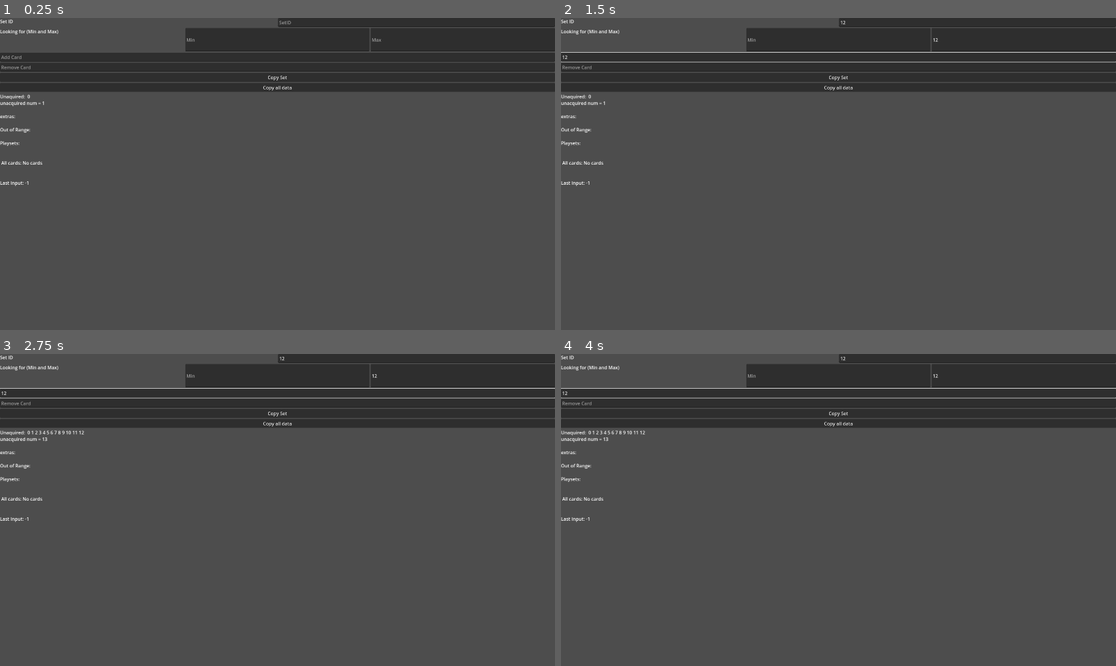
Above: before the commit, frames 1-4 (two rows, left to right).
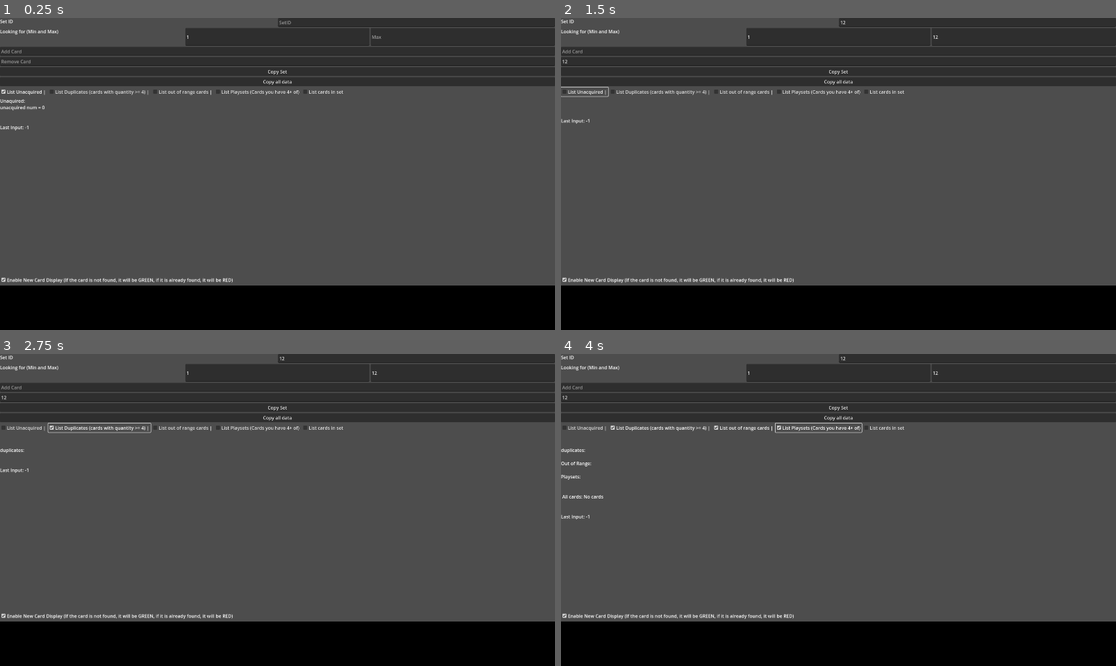
Above: after the commit, the same moments.

Repository: BrianBHuynh/MTG-easy-card-ID-tracker
Game: Godot game, scene res://tracker_scene.tscn
The game is run twice, just before and just after one commit, with the same random seed, the same clock (stepped at 60 frames per second) and the same inputs.
Inputs (mouse positions are in pixels of both pictures, inside the frame that each line leads up to):
- Up to frame 1 (0.25 s): no input
- Up to frame 2 (1.5 s): click (977, 21) at 0.52 s; type "12" at 0.6 s; click (1021, 39) at 0.75 s; type "12" at 0.83 s; click (838, 58) at 0.98 s; type "12" at 1.07 s; click (583, 92) at 1.25 s, where only the run after the commit has a clickable "List Unacquired |"
- Up to frame 3 (2.75 s): click (99, 428) at 2 s, where only the run after the commit has a clickable "List Duplicates (cards with q…"
- Up to frame 4 (4 s): click (744, 428) at 2.75 s, where only the run after the commit has a clickable "List out of range cards |"; click (816, 428) at 3.5 s, where only the run after the commit has a clickable "List Playsets (Cards you have…"

The runs differ from the first frame. In frame 1, 19% of the frame differs, in the area x 0-100%, y 5-100%; in frame 2, 19%; in frame 3, 19%; in frame 4, 20%.

Commit message:
Options + New Box
A box has been added to tell you if a card is new, it is very visible so you can see at a glance
You can now toggle text fields

Diff:
--- a/tracker_scene.gd
+++ b/tracker_scene.gd
@@ -1,6 +1,7 @@
 extends Node2D
 
 
+var set_id: Dictionary = {}
 var special_list: Dictionary
 var num: int = 310
 var time_since_last_refresh: int = 0
@@ -21,8 +22,8 @@
 func process_text(_input: String = "") -> void:
 	var unacquired_list: String = "Unaquired: "
 	var unacquired_num: int = 0
-	var extras: Dictionary = {}
-	var extras_string: String = "extras: "
+	var duplicates: Dictionary = {}
+	var duplicates_string: String = "duplicates: "
 	var out_of_range: String = "Out of Range: "
 	var play_sets: String = "Playsets: "
 	for i in int($VBoxContainer/Range/Max.text) - int($VBoxContainer/Range/Min.text) + 1:
@@ -40,22 +41,34 @@
 			keys.append(str(key))
 		for key in keys:
 			if Saves.data[$VBoxContainer/SetID/SetID.text][key] > 0:
-				extras[key] = Saves.data[$VBoxContainer/SetID/SetID.text][key]
+				duplicates[key] = Saves.data[$VBoxContainer/SetID/SetID.text][key]
 			if Saves.data[$VBoxContainer/SetID/SetID.text][key] >= 4:
 				play_sets = play_sets + str(key) + " "
 			if int(key) > int($VBoxContainer/Range/Max.text) or int(key) < int($VBoxContainer/Range/Min.text):
 				out_of_range = out_of_range + "[" + str(key) + ", " + str(Saves.data[$VBoxContainer/SetID/SetID.text][key]) + "] "
-	for key in extras:
-		if extras[key] > 1:
-			extras_string = extras_string + " [" + str(key) + ", " + str(extras[key] - 1) + "] "
-	$VBoxContainer/RichTextLabel.text = (
-		unacquired_list + "\nunacquired num = " + str(unacquired_num) + "\n\n" + extras_string + "\n\n" + out_of_range + "\n\n" + play_sets + "\n\n\n All cards: " + str(Saves.data.get($VBoxContainer/SetID/SetID.text, "No cards")) + "\n\n\nLast Input: " + str(last_input)
-	)
+	for key in duplicates:
+		if duplicates[key] > 1:
+			duplicates_string = duplicates_string + " [" + str(key) + ", " + str(duplicates[key] - 1) + "] "
+	var final_string = ""
+	if $VBoxContainer/HBoxContainer/Unacquired.button_pressed:
+		final_string = final_string + unacquired_list + "\nunacquired num = " + str(unacquired_num)
+	if $VBoxContainer/HBoxContainer/Duplicate.button_pressed:
+		final_string = final_string + "\n\n" + duplicates_string
+	if $VBoxContainer/HBoxContainer/OutOfRange.button_pressed:
+		final_string = final_string + "\n\n" + out_of_range
+	if $VBoxContainer/HBoxContainer/PlaySets.button_pressed:
+		final_string = final_string + "\n\n" + play_sets + "\n\n\n All cards: " + str(Saves.data.get($VBoxContainer/SetID/SetID.text, "No cards"))
+	final_string = final_string + "\n\n\nLast Input: " + str(last_input)
+	$VBoxContainer/RichTextLabel.text = final_string
 
 
 func _on_card_submitted(new_text: String) -> void:
 	if new_text != "":
 		Saves.set_value($VBoxContainer/SetID/SetID.text, str(int(new_text)), int(Saves.get_or_return($VBoxContainer/SetID/SetID.text, new_text, 0) + 1))
+		if Saves.get_or_return($VBoxContainer/SetID/SetID.text, new_text, 1) == 1:
+			$VBoxContainer/ColorRect.color = Color.GREEN
+		else:
+			$VBoxContainer/ColorRect.color = Color.RED
 	last_input = int(new_text)
 	process_text()
 	$VBoxContainer/Add.text = ""
@@ -77,3 +90,7 @@
 func _on_copy_set_pressed() -> void:
 		if Saves.data is Dictionary and Saves.data.has($VBoxContainer/SetID/SetID.text) and Saves.data[$VBoxContainer/SetID/SetID.text] is Dictionary:
 			DisplayServer.clipboard_set(str(Saves.data[$VBoxContainer/SetID/SetID.text]))
+
+
+func set_new_card_display(enabled: bool) -> void:
+	$VBoxContainer/ColorRect.visible = enabled
--- a/tracker_scene.tscn
+++ b/tracker_scene.tscn
@@ -42,6 +42,7 @@
 [node name="Min" type="LineEdit" parent="VBoxContainer/Range"]
 layout_mode = 2
 size_flags_horizontal = 3
+text = "1"
 placeholder_text = "Min"
 
 [node name="Max" type="LineEdit" parent="VBoxContainer/Range"]
@@ -70,9 +71,44 @@
 layout_mode = 2
 text = "Copy all data"
 
+[node name="HBoxContainer" type="HBoxContainer" parent="VBoxContainer"]
+layout_mode = 2
+
+[node name="Unacquired" type="CheckBox" parent="VBoxContainer/HBoxContainer"]
+layout_mode = 2
+button_pressed = true
+text = "List Unacquired |"
+
+[node name="Duplicate" type="CheckBox" parent="VBoxContainer/HBoxContainer"]
+layout_mode = 2
+text = "List Duplicates (cards with quantity >= 4) |"
+
+[node name="OutOfRange" type="CheckBox" parent="VBoxContainer/HBoxContainer"]
+layout_mode = 2
+text = "List out of range cards |"
+
+[node name="PlaySets" type="CheckBox" parent="VBoxContainer/HBoxContainer"]
+layout_mode = 2
+text = "List Playsets (Cards you have 4+ of)"
+
+[node name="AllCardsInSet" type="CheckBox" parent="VBoxContainer/HBoxContainer"]
+layout_mode = 2
+text = "List cards in set"
+
 [node name="RichTextLabel" type="RichTextLabel" parent="VBoxContainer"]
 layout_mode = 2
 size_flags_vertical = 3
+
+[node name="CheckBox" type="CheckBox" parent="VBoxContainer"]
+layout_mode = 2
+button_pressed = true
+text = "Enable New Card Display (If the card is not found, it will be GREEN, if it is already found, it will be RED)"
+
+[node name="ColorRect" type="ColorRect" parent="VBoxContainer"]
+layout_mode = 2
+size_flags_vertical = 3
+size_flags_stretch_ratio = 0.25
+color = Color(0, 0, 0, 1)
 
 [connection signal="text_submitted" from="VBoxContainer/SetID/SetID" to="." method="process_text"]
 [connection signal="text_submitted" from="VBoxContainer/Range/Min" to="." method="process_text"]
@@ -81,3 +117,9 @@
 [connection signal="text_submitted" from="VBoxContainer/Remove" to="." method="_on_card_removed"]
 [connection signal="pressed" from="VBoxContainer/CopySet" to="." method="_on_copy_set_pressed"]
 [connection signal="pressed" from="VBoxContainer/CopyAll" to="." method="_on_copy_all_button_pressed"]
+[connection signal="pressed" from="VBoxContainer/HBoxContainer/Unacquired" to="." method="process_text"]
+[connection signal="pressed" from="VBoxContainer/HBoxContainer/Duplicate" to="." method="process_text"]
+[connection signal="pressed" from="VBoxContainer/HBoxContainer/OutOfRange" to="." method="process_text"]
+[connection signal="pressed" from="VBoxContainer/HBoxContainer/PlaySets" to="." method="process_text"]
+[connection signal="pressed" from="VBoxContainer/HBoxContainer/AllCardsInSet" to="." method="process_text"]
+[connection signal="toggled" from="VBoxContainer/CheckBox" to="." method="set_new_card_display"]
